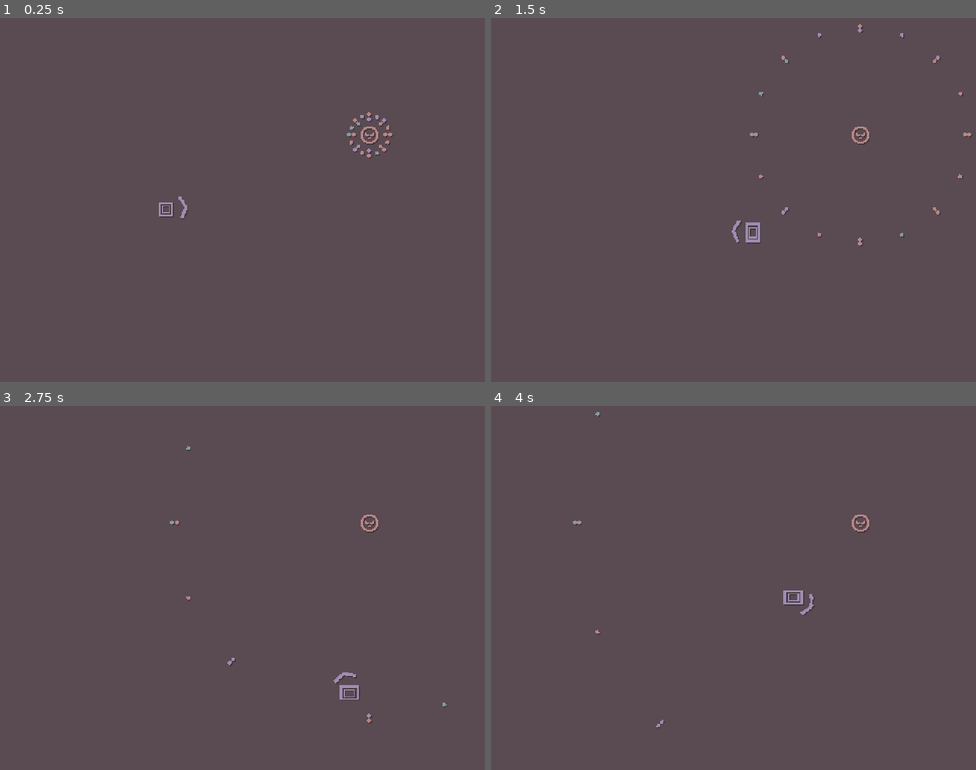
Above: before the commit, frames 1-4 (two rows, left to right).
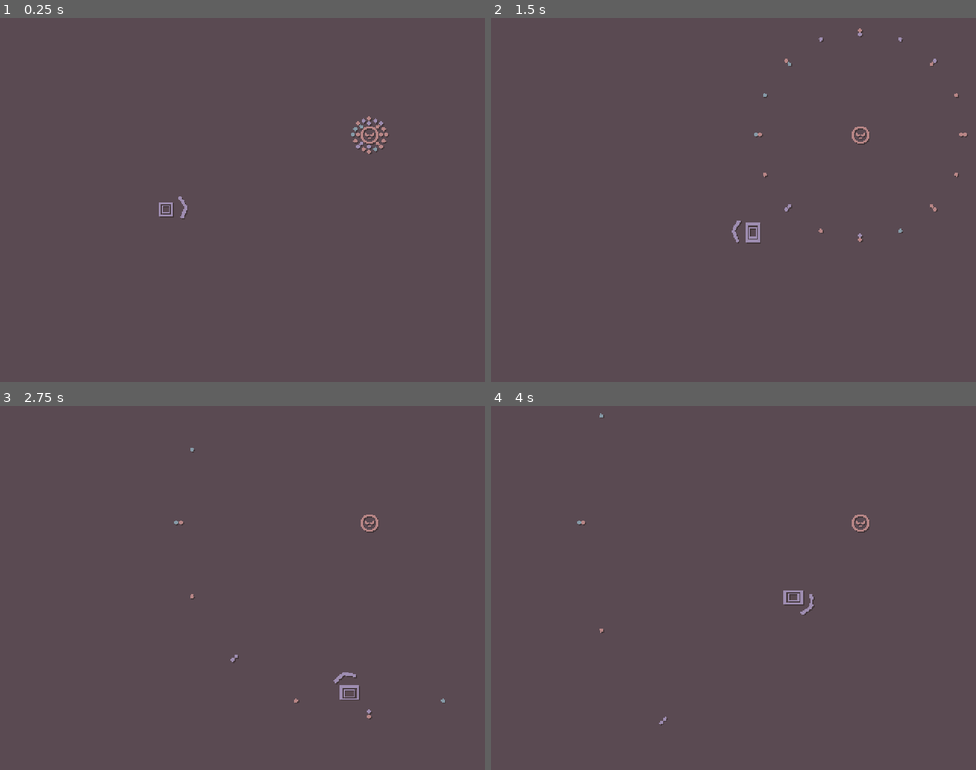
Above: after the commit, the same moments.

Repository: skibbl-dev/bisk-it-for-the-Ruscuit
Game: Godot game, scene res://scenes/game.tscn
The game is run twice, just before and just after one commit, with the same random seed, the same clock (stepped at 60 frames per second) and the same inputs. This scene is started directly instead of the project's main scene. Sound files missing from this copy of the repository are replaced by a short silence.
Inputs (mouse positions are in pixels of both pictures, inside the frame that each line leads up to):
- Up to frame 1 (0.25 s): no input
- Up to frame 2 (1.5 s): move the mouse to (840, 181) at 0.52 s; hold D (right) 0.53-1.28 s; right-click (840, 181) at 0.6 s; move the mouse to (636, 218) at 1.27 s; hold S (down) from 1.28 s (still down); right-click (636, 218) at 1.35 s
- Up to frame 3 (2.75 s): move the mouse to (291, 507) at 2.02 s; release S (down) at 2.03 s; hold D (right) from 2.03 s (still down); click (291, 507) at 2.1 s; right-click (291, 507) at 2.3 s
- Up to frame 4 (4 s): move the mouse to (709, 660) at 2.77 s; release D (right) at 2.78 s; hold W (up) 2.78-3.53 s; right-click (709, 660) at 2.85 s; move the mouse to (879, 642) at 3.52 s; hold A (left) from 3.53 s (still down); right-click (879, 642) at 3.6 s

The runs differ from the first frame. In frame 1, 0.4% of the frame differs, in the area x 71-82%, y 25-39%; in frame 2, 0.4%; in frame 3, 0.2%; in frame 4, less than 0.1%.

Commit message:
plaeyr dsplays health

Diff:
--- a/objects/Player.tscn
+++ b/objects/Player.tscn
@@ -103,6 +103,7 @@
 
 [node name="Sprite" type="Sprite2D" parent="."]
 texture = ExtResource("2_gndvh")
+hframes = 4
 
 [node name="WeaponPivot" type="Node2D" parent="."]
 
--- a/objects/bullets/circular_bullets.tscn
+++ b/objects/bullets/circular_bullets.tscn
@@ -14,7 +14,6 @@
 deflectable_color = Color(0.619608, 0.552941, 0.694118, 1)
 
 [node name="Bullet" type="Area2D" parent="."]
-position = Vector2(4, 0)
 collision_layer = 2
 collision_mask = 9
 script = ExtResource("2_3mk8m")
@@ -29,7 +28,6 @@
 metadata/_edit_lock_ = true
 
 [node name="Bullet4" type="Area2D" parent="."]
-position = Vector2(0, 4)
 rotation = 1.5708
 collision_layer = 2
 collision_mask = 9
@@ -45,7 +43,6 @@
 metadata/_edit_lock_ = true
 
 [node name="Bullet5" type="Area2D" parent="."]
-position = Vector2(3, -3)
 rotation = -0.785398
 collision_layer = 2
 collision_mask = 9
@@ -61,7 +58,6 @@
 metadata/_edit_lock_ = true
 
 [node name="Bullet6" type="Area2D" parent="."]
-position = Vector2(-3, -3)
 rotation = -2.35619
 collision_layer = 2
 collision_mask = 9
@@ -77,7 +73,6 @@
 metadata/_edit_lock_ = true
 
 [node name="Bullet7" type="Area2D" parent="."]
-position = Vector2(3, 3)
 rotation = 0.785398
 collision_layer = 2
 collision_mask = 9
@@ -93,7 +88,6 @@
 metadata/_edit_lock_ = true
 
 [node name="Bullet8" type="Area2D" parent="."]
-position = Vector2(-3, 3)
 rotation = 2.35619
 collision_layer = 2
 collision_mask = 9
@@ -109,7 +103,6 @@
 metadata/_edit_lock_ = true
 
 [node name="Bullet3" type="Area2D" parent="."]
-position = Vector2(0, -4)
 rotation = -1.5708
 collision_layer = 2
 collision_mask = 9
@@ -125,7 +118,6 @@
 metadata/_edit_lock_ = true
 
 [node name="Bullet2" type="Area2D" parent="."]
-position = Vector2(-4, 0)
 rotation = -3.14159
 collision_layer = 2
 collision_mask = 9
--- a/project.godot
+++ b/project.godot
@@ -23,6 +23,7 @@
 
 window/size/viewport_width=480
 window/size/viewport_height=360
+window/size/mode=4
 window/size/window_width_override=960
 window/size/window_height_override=720
 window/stretch/mode="viewport"
--- a/scripts/player.gd
+++ b/scripts/player.gd
@@ -25,7 +25,7 @@
 @onready var dash_timer: ConductedTimer = $DashTimer
 var dashing:bool = false
 var last_dash_beat:int
-var dash_direction:Vector2
+#var dash_direction:Vector2
 var dash_speed:float
 
 var FRAME_RATE:float
@@ -42,12 +42,14 @@
 func _physics_process(delta: float) -> void:
 	_rotate_weapon()
 
+	var input = Input.get_vector("left", "right", "up", "down")
+
 	if(dashing):
 		#position += dash_direction*dash_speed*FRAME_RATE*delta
 		sprite.modulate = Color(1.3,1.3,1.3)
-		velocity = dash_direction*dash_speed
+		velocity = input*dash_speed
 		move_and_slide()
-		_bend_sprite(dash_direction.angle(),1.8)
+		_bend_sprite(input.angle(),1.8)
 
 		if(Input.is_action_just_pressed("dash")):
 			dashing = false
@@ -55,7 +57,6 @@
 		return
 
 	sprite.modulate = Color(1,1,1)
-	var input = Input.get_vector("left", "right", "up", "down")
 
 	_dash()
 	_parry()
@@ -82,7 +83,7 @@
 	and !acted_this_beat and abs(Conductor.current_beat - round(Conductor.current_beat)) <= input_window ):
 		#position += position.direction_to(get_global_mouse_position())*dash_distance
 		dashing = true
-		dash_direction = position.direction_to(get_global_mouse_position())
+		#dash_direction = position.direction_to(get_global_mouse_position())
 		var new_dash_time = dash_time - (Conductor.current_beat - round(Conductor.current_beat))
 		dash_timer.start(new_dash_time)
 		dash_speed = (dash_distance/(new_dash_time*Conductor.sec_per_beat))
@@ -111,5 +112,5 @@
 func _on_hurtbox_area_entered(_area: Area2D) -> void:
 	if(dashing):
 		return
-	print("OW")
+	sprite.frame+=1
 	_area.kill()
Binary file changed: assets/sprites/Player.png
